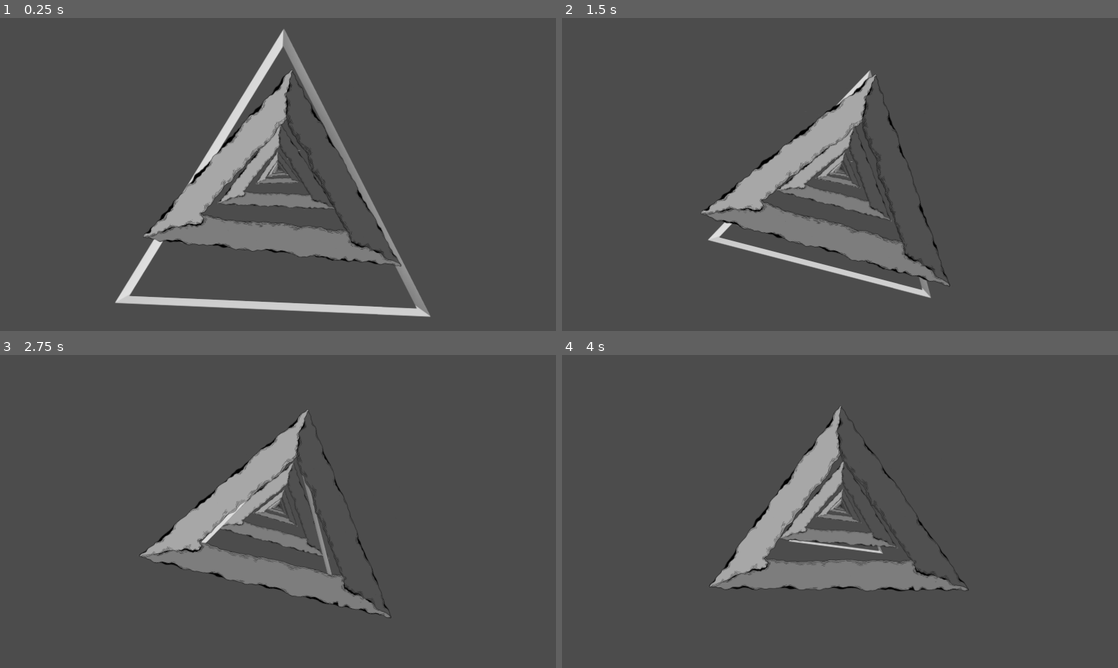
Above: before the commit, frames 1-4 (two rows, left to right).
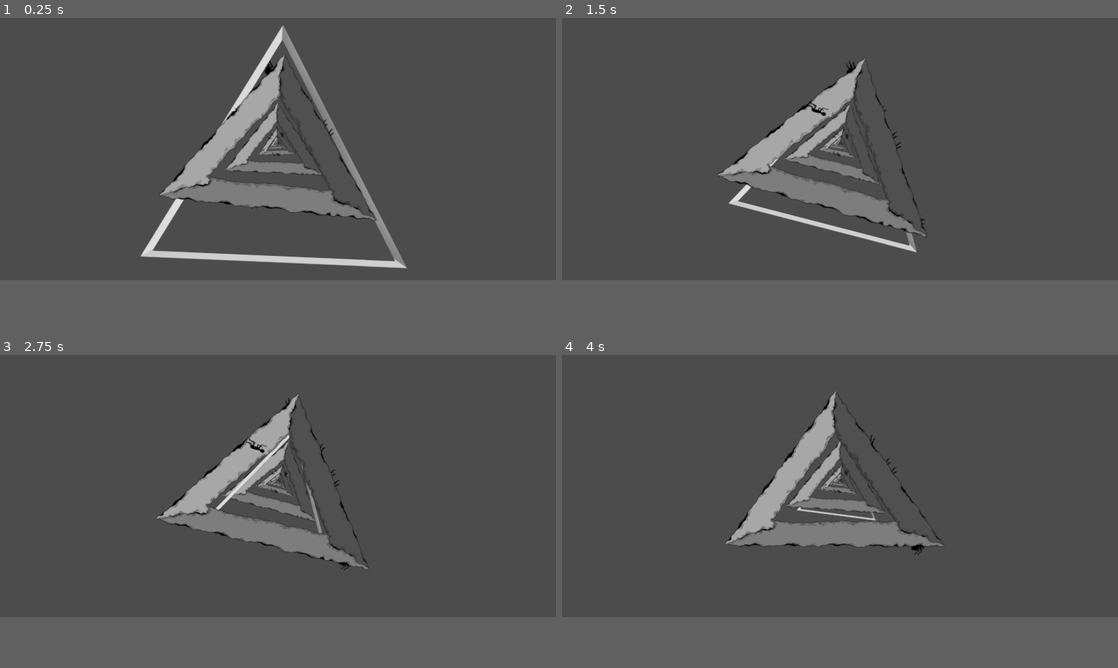
Above: after the commit, the same moments.

Repository: DavidZwitser/GMTK-Jam-2020
Game: Godot game, scene res://Scenes/Main.tscn
Two runs of this game, one before a commit and one after it. Both use one fixed random seed, a clock stepped at 60 frames per second and the inputs below.
Inputs (mouse positions are in pixels of both pictures, inside the frame that each line leads up to):
- Up to frame 1 (0.25 s): no input
- Up to frame 2 (1.5 s): move the mouse to (962, 152) at 0.52 s; hold Space (beatClick) 0.53-1.25 s; click (962, 152) at 0.67 s; drag from (728, 183) to (812, 233) at 1.27 s
- Up to frame 3 (2.75 s): move the mouse to (333, 433) at 2.02 s; hold Space (beatClick) from 2.03 s (still down); click (333, 433) at 2.17 s
- Up to frame 4 (4 s): release Space (beatClick) at 2.75 s; drag from (812, 570) to (673, 455) at 2.77 s; move the mouse to (1006, 555) at 3.52 s; hold Space (beatClick) from 3.53 s (still down); click (1006, 555) at 3.67 s
In our replay, the window is 800x468 before the commit and 800x395 after it. These sizes can differ from the game's own. Grey fills any space a smaller window leaves; there, only what the larger window draws over its background counts as a difference.

The runs differ from the first frame. In frame 1, 12% of the frame differs, in the area x 20-78%, y 2-96%; in frame 2, 10%; in frame 3, 9.2%; in frame 4, 8.7%.

Commit message:
human spawning

Diff:
--- /dev/null
+++ b/Human.gd
@@ -0,0 +1,15 @@
+extends AnimatedSprite3D
+
+# Called when the node enters the scene tree for the first time.
+func _ready():
+	pass # Replace with function body.
+
+func ChangeAnimation():
+	var types = frames.get_animation_names()
+	animation = types[randi() % types.size()]
+	pass
+
+
+# Called every frame. 'delta' is the elapsed time since the previous frame.
+#func _process(delta):
+#	pass
--- /dev/null
+++ b/Objects/Human.tscn
@@ -0,0 +1,28 @@
+[gd_scene load_steps=4 format=2]
+
+[ext_resource path="res://Human.gd" type="Script" id=1]
+[ext_resource path="res://Images/Laag_3.png" type="Texture" id=2]
+
+[sub_resource type="SpriteFrames" id=1]
+animations = [ {
+"frames": [ ExtResource( 2 ) ],
+"loop": true,
+"name": "0",
+"speed": 5.0
+}, {
+"frames": [ ExtResource( 2 ) ],
+"loop": true,
+"name": "2",
+"speed": 5.0
+}, {
+"frames": [ ExtResource( 2 ) ],
+"loop": true,
+"name": "1",
+"speed": 5.0
+} ]
+
+[node name="Human" type="AnimatedSprite3D"]
+modulate = Color( 0, 0, 0, 1 )
+frames = SubResource( 1 )
+animation = "2"
+script = ExtResource( 1 )
--- a/Objects/Triangle.tscn
+++ b/Objects/Triangle.tscn
@@ -1,9 +1,11 @@
-[gd_scene load_steps=6 format=2]
+[gd_scene load_steps=9 format=2]
 
 [ext_resource path="res://Images/driehoek_test.png" type="Texture" id=1]
 [ext_resource path="res://Images/World/driehoek_2_v2.png" type="Texture" id=2]
 [ext_resource path="res://Images/World/driehoek_3_v2.png" type="Texture" id=3]
 [ext_resource path="res://Images/World/driehoek_1_v2.png" type="Texture" id=4]
+[ext_resource path="res://Scripts/HumanSpawner.gd" type="Script" id=5]
+[ext_resource path="res://Objects/Human.tscn" type="PackedScene" id=6]
 
 [sub_resource type="SpriteFrames" id=1]
 animations = [ {
@@ -18,12 +20,26 @@
 "speed": 10.0
 } ]
 
+[sub_resource type="Curve3D" id=2]
+_data = {
+"points": PoolVector3Array( 0, 0, 0, 0, 0, 0, 7.04131, -4.93404, -0.23189, 0, 0, 0, 0, 0, 0, -0.0251578, 4.80737, -0.195553, 0, 0, 0, 0, 0, 0, -5.60983, -4.68343, -0.195557, 0, 0, 0, 0, 0, 0, 7.07524, -5.07076, -0.238022, 0, 0, 0, 0, 0, 0, 7.04131, -4.93404, -0.23189 ),
+"tilts": PoolRealArray( 0, 0, 0, 0, 0 )
+}
+
 [node name="Spatial" type="Spatial"]
+transform = Transform( 1, 0, 0, 0, 1, 0, 0, 0, 1, -0.387329, 0.387331, 0 )
 
 [node name="AnimatedSprite3D" type="AnimatedSprite3D" parent="."]
 transform = Transform( 1, 0, 0, 0, 1, 0, 0, 0, 1, 0, 2.40842, 0 )
 layers = 4
 frames = SubResource( 1 )
 animation = "Idle"
-frame = 2
 playing = true
+
+[node name="HumanSpawner" type="Path" parent="AnimatedSprite3D"]
+transform = Transform( 1, 0, 0, 0, 1, 0, 0, 0, 1, 0, 0, -0.187618 )
+curve = SubResource( 2 )
+script = ExtResource( 5 )
+Human = ExtResource( 6 )
+
+[node name="SpawnLocation" type="PathFollow" parent="AnimatedSprite3D/HumanSpawner"]
--- /dev/null
+++ b/Scripts/HumanSpawner.gd
@@ -0,0 +1,49 @@
+extends Path
+
+export (PackedScene) var Human
+
+var humans = []
+
+
+# Called when the node enters the scene tree for the first time.
+func _ready():
+	print("Spawn human ready" )
+	ChangeAmountOfHumans(10)
+	pass # Replace with function body.
+
+func ChangeAmountOfHumans(amount):
+	if (amount > len(humans)):
+		for i in amount - len(humans):
+			SpawnPeople()
+	elif (amount < len(humans)):
+		for i in len(humans) - amount:
+			RemovePeople()
+
+
+func SpawnPeople():
+	print("Spawn human")
+	$SpawnLocation.offset = randi()
+
+	var human = Human.instance()
+	add_child(human)
+
+	human.rotation.z = $SpawnLocation.offset / 30.0 * PI * 2.0
+	print($SpawnLocation.offset)
+	print(round($SpawnLocation.offset / 10.0))
+	print(round($SpawnLocation.offset / 10.0) * PI * 2.0)
+	human.translation = $SpawnLocation.translation
+	human.translation.z += 10
+	human.scale *= .3
+	pass
+
+func RemovePeople():
+	var removeHuman: AnimatedSprite3D = humans[len(humans)-1]
+	humans.pop_back()
+	remove_child(removeHuman)
+
+
+func Dance():
+	pass
+# Called every frame. 'delta' is the elapsed time since the previous frame.
+#func _process(delta):
+#	pass
--- a/Scripts/World.gd
+++ b/Scripts/World.gd
@@ -69,4 +69,4 @@
 
 	var score = distance / max(closestIndex, 1)
 
-	print(score)
+	#print(score)
--- a/project.godot
+++ b/project.godot
@@ -25,6 +25,11 @@
 IconLoaderGithub="*res://addons/github-integration/scripts/IconLoaderGithub.gd"
 RestHandler="*res://addons/github-integration/scripts/RestHandler.gd"
 
+[display]
+
+window/size/width=1980
+window/size/height=980
+
 [editor_plugins]
 
 enabled=PoolStringArray( "github-integration" )
